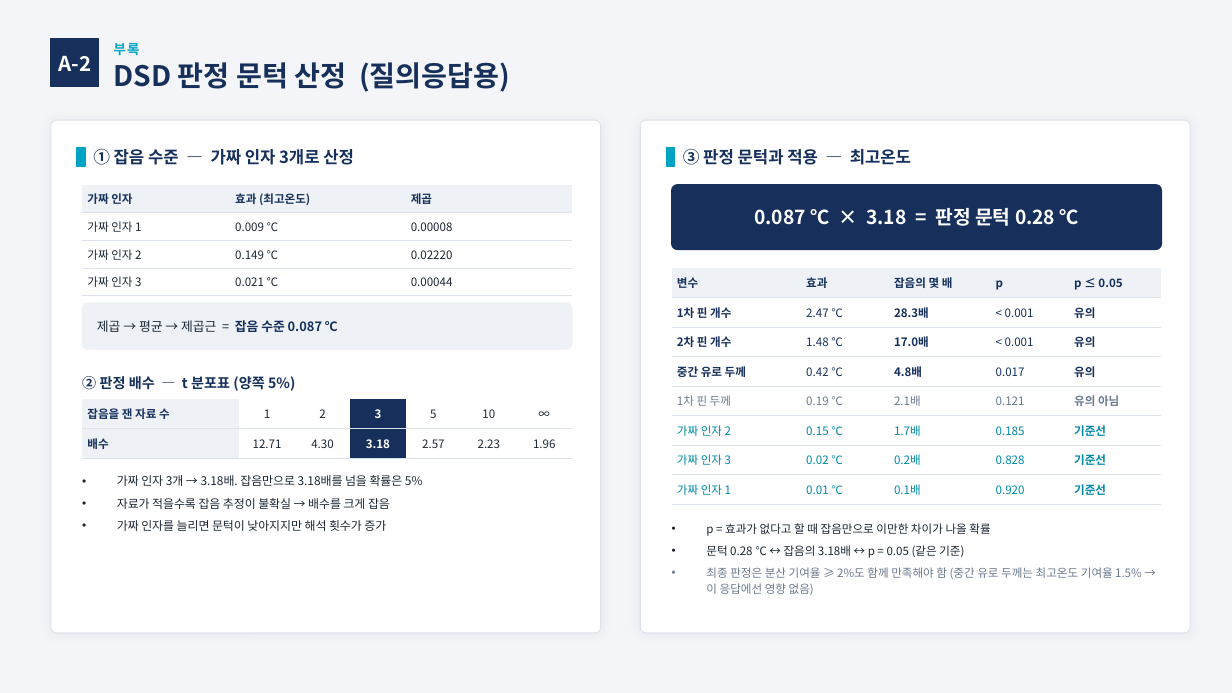
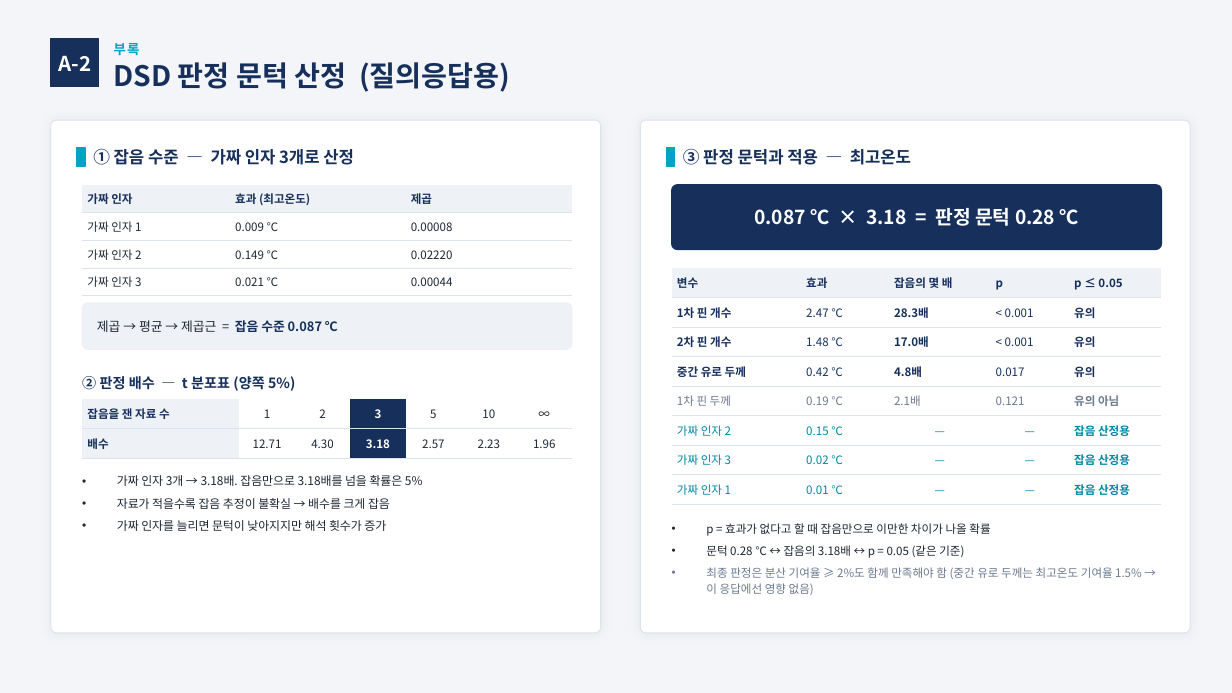
Before and after one commit to yjs9716/dddd, a slide deck: slide 14 of 2개월차_변수선별_및_대리모델구축.pptx. Drawn at 1232x693 pixels with LibreOffice and Linux fonts; fonts in the diff are those of the drawing. Boxes give left, top, right and bottom in pixels: in the first picture for what was removed or moved away, otherwise in the second. Text is boxed around its words. In the diff, an @@ line names an element or a change of style, - is before the commit and + after.

```diff
--- a/2개월차_변수선별_및_대리모델구축.pptx
+++ b/2개월차_변수선별_및_대리모델구축.pptx
@@ table at bbox=[672, 268, 1162, 499] @@
-row 6: 가짜 인자 2 | 0.15 ℃ | 1.7배 | 0.185 | 기준선
+row 6: 가짜 인자 2 | 0.15 ℃ | — | — | 잡음 산정용
-row 7: 가짜 인자 3 | 0.02 ℃ | 0.2배 | 0.828 | 기준선
+row 7: 가짜 인자 3 | 0.02 ℃ | — | — | 잡음 산정용
-row 8: 가짜 인자 1 | 0.01 ℃ | 0.1배 | 0.920 | 기준선
+row 8: 가짜 인자 1 | 0.01 ℃ | — | — | 잡음 산정용
```
Also in this commit, not shown: 3 other files.
